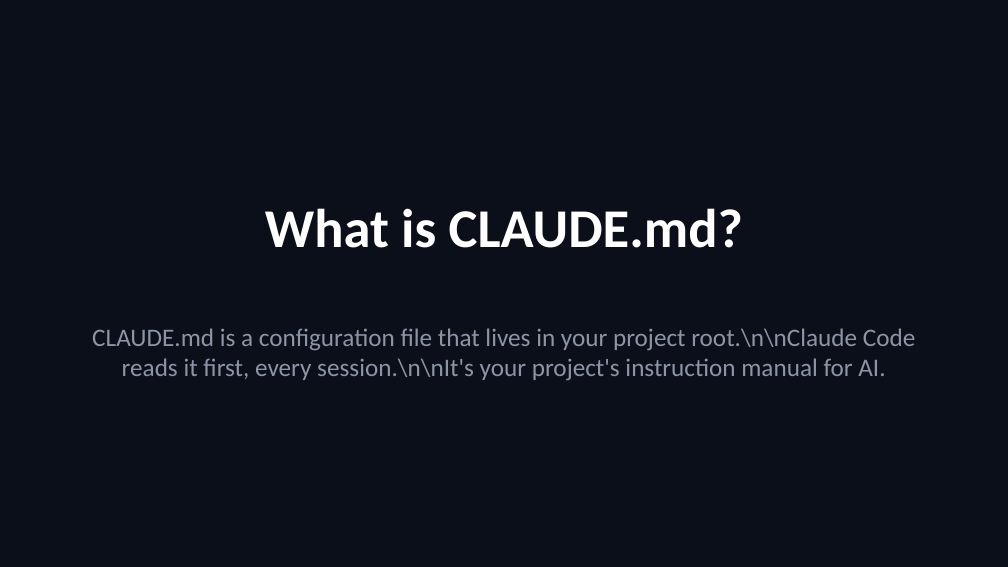
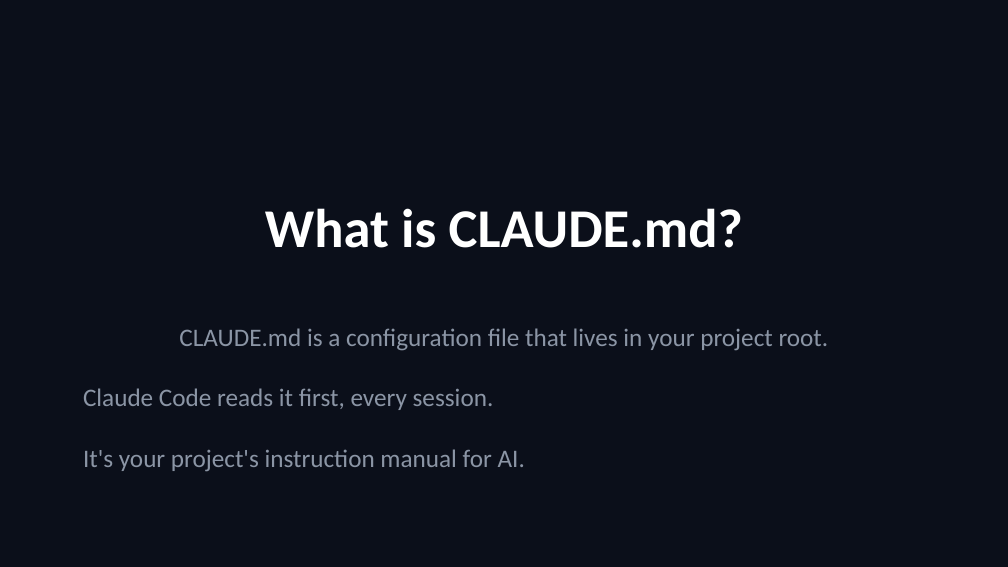
Before and after one commit to scottrhay/AIA-ClaudeCopilot, a slide deck: slide 28 of slides/Day2_Claude_Code_Fundamentals.pptx. Drawn at 1008x567 pixels with LibreOffice and Linux fonts; fonts in the diff are those of the drawing. Boxes give left, top, right and bottom in pixels: in the first picture for what was removed or moved away, otherwise in the second. Text is boxed around its words. In the diff, an @@ line names an element or a change of style, - is before the commit and + after.

Commit message:
fix: wrap=square on all long text, fix remaining literal newlines

```diff
--- a/slides/Day2_Claude_Code_Fundamentals.pptx
+++ b/slides/Day2_Claude_Code_Fundamentals.pptx
@@ text at bbox=[83, 328, 829, 471]: text changed @@
-CLAUDE.md is a configuration file that lives in your project root.\n\nClaude Code reads it first, every session.\n\nIt's your project's instruction manual for AI.
+CLAUDE.md is a configuration file that lives in your project root.
+Claude Code reads it first, every session.
+It's your project's instruction manual for AI.
```
Also in this commit, not shown: 1 other slide changed.
